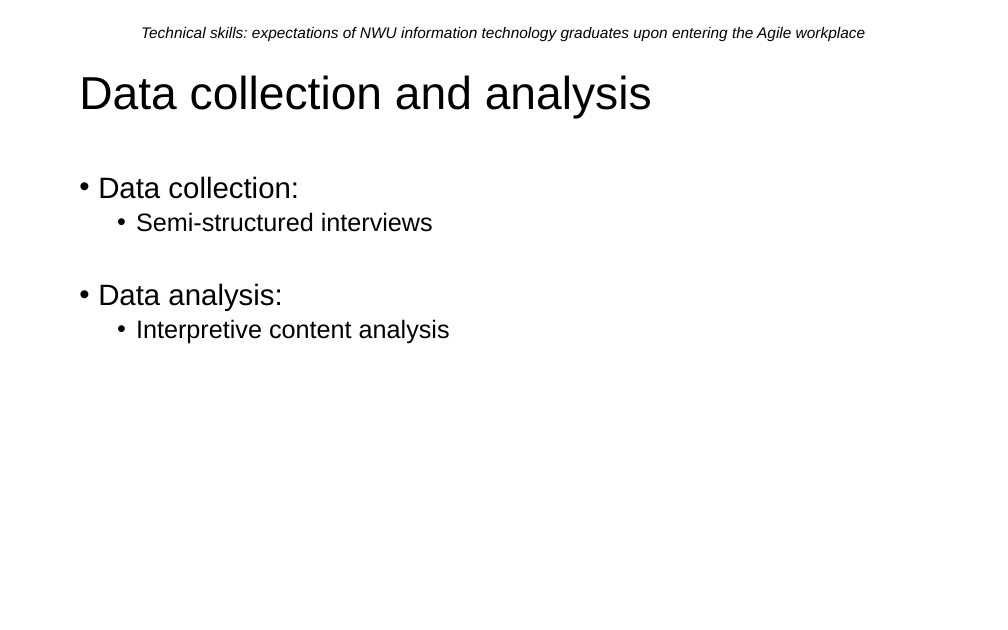
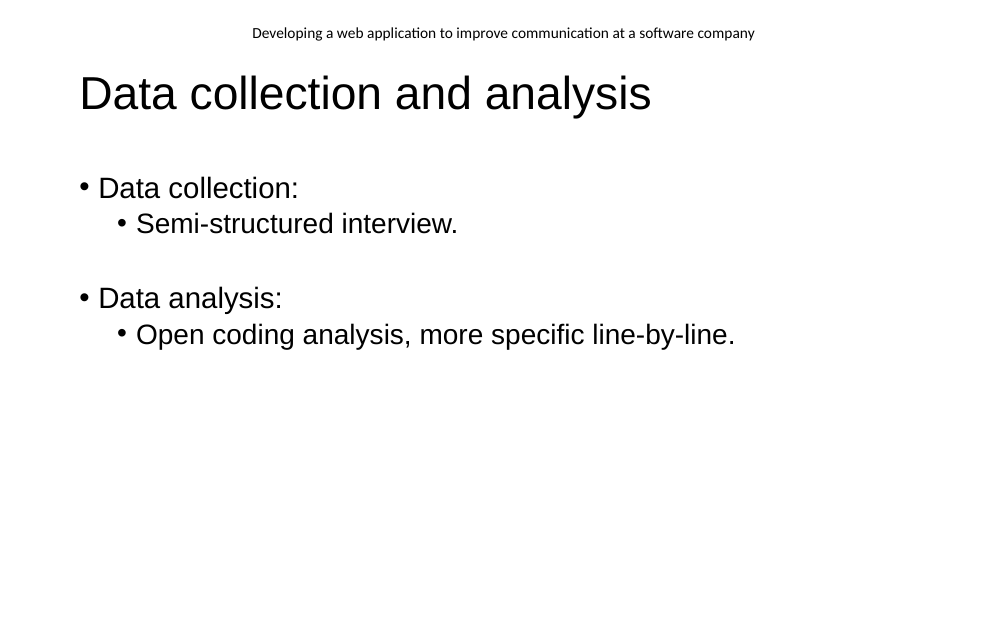
Before and after one commit to EnricoDreyer/Honors2021, a slide deck: slide 8 of Z ITRI 671 Research/Presentation/ITRI671_Presentation.pptx. Drawn at 1008x630 pixels with LibreOffice and Linux fonts; fonts in the diff are those of the drawing; background and template pictures are left out. Boxes give left, top, right and bottom in pixels: in the first picture for what was removed or moved away, otherwise in the second. Text is boxed around its words. In the diff, an @@ line names an element or a change of style, - is before the commit and + after.

Commit message:
Added presentation

```diff
--- a/Z ITRI 671 Research/Presentation/ITRI671_Presentation.pptx
+++ b/Z ITRI 671 Research/Presentation/ITRI671_Presentation.pptx
@@ text at (x1=252, y1=27, x2=755, y2=41): text changed; font Arial to Calibri; italic off @@
-Technical skills: expectations of NWU information technology graduates upon entering the Agile workplace
+Developing a web application to improve communication at a software company
@@ text at (x1=136, y1=212, x2=459, y2=234): text changed; size 18 to 20 pt @@
-  • Semi-structured interviews
+  • Semi-structured interview.
@@ text at (x1=136, y1=323, x2=735, y2=349): text changed; size 18 to 20 pt @@
-  • Interpretive content analysis
+  • Open coding analysis, more specific line-by-line.
```
Also in this commit, not shown: 12 other slides changed, 4 slides added, 3 slides removed, 3 other files.
